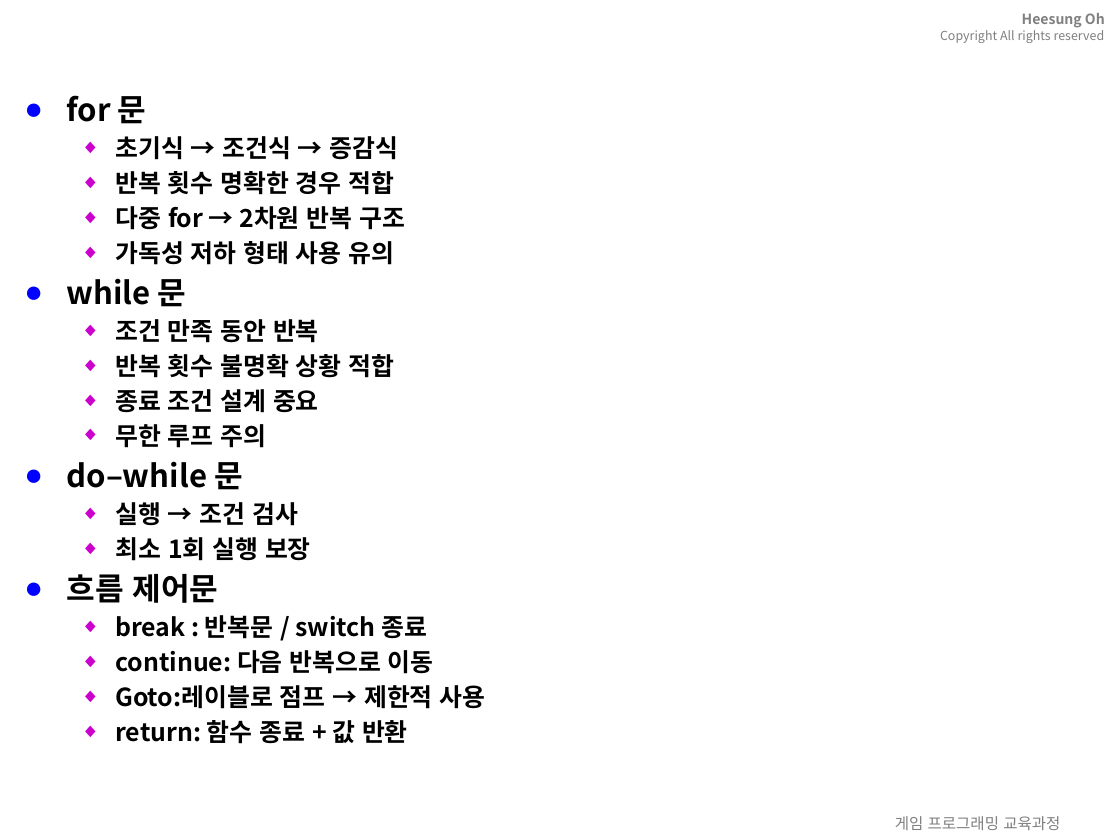
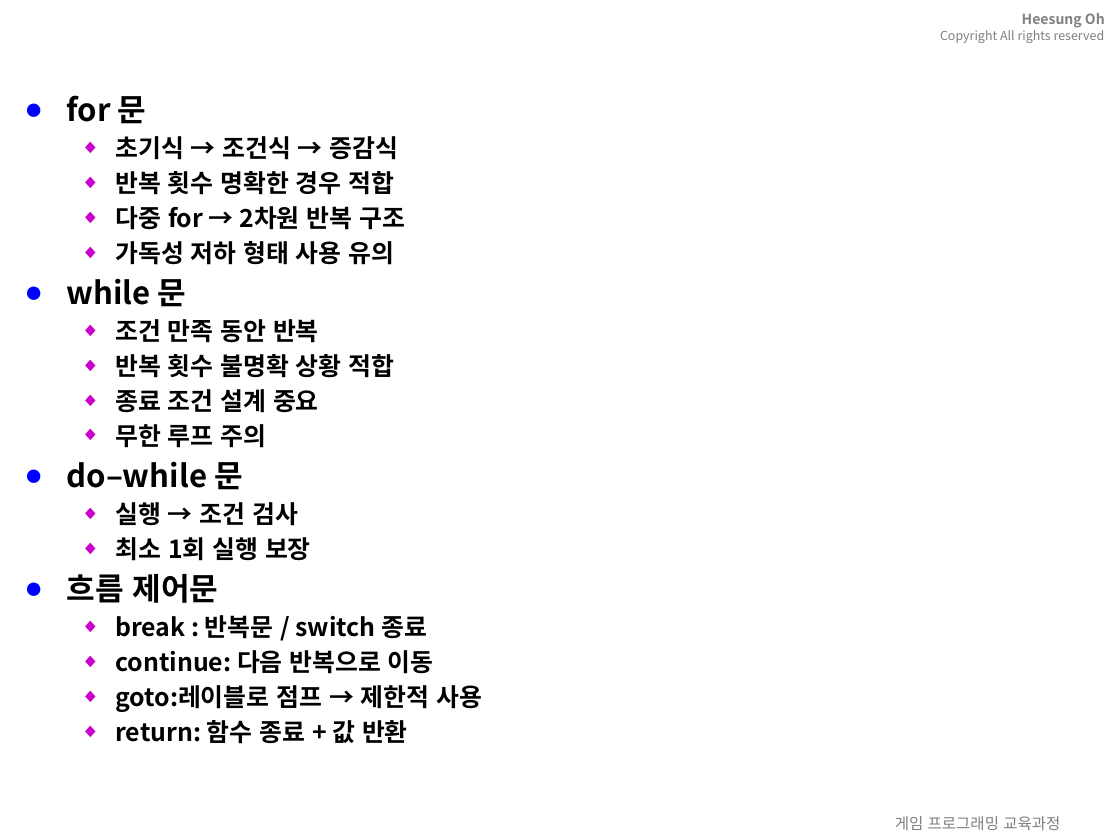
Before and after one commit to 3dapi/bs01_c, a slide deck: slide 35 of ppt/07.C언어-제어문_반복문.pptx. Drawn at 1120x840 pixels with LibreOffice and Linux fonts; fonts in the diff are those of the drawing; background and template pictures are left out. Boxes give left, top, right and bottom in pixels: in the first picture for what was removed or moved away, otherwise in the second. Text is boxed around its words. In the diff, an @@ line names an element or a change of style, - is before the commit and + after.

```diff
--- a/ppt/07.C언어-제어문_반복문.pptx
+++ b/ppt/07.C언어-제어문_반복문.pptx
@@ text at (115,685,482,712): text changed @@
-  ◆ Goto:레이블로 점프 → 제한적 사용
+  ◆ goto:레이블로 점프 → 제한적 사용
```
Also in this commit, not shown: 3 other slides changed, 54 other files.
